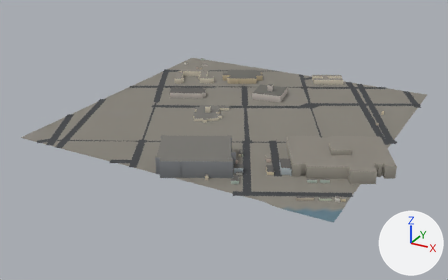
An edit to the glTF model public/tiles/sf/t4_-6.glb, drawn before and after from the same camera.
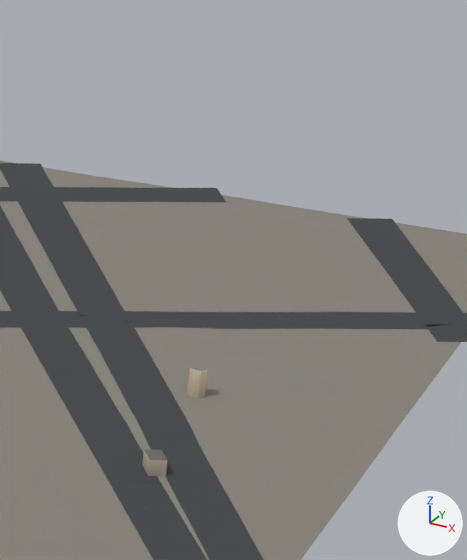
The first picture shows the older version from a 50 mm lens placed at (2690.0, 1888.0, 381.0), pointed at (2237.0, 2712.0, -32.0). The close-ups show the older and then the newer version on the part from 80% to 93% of the width and 22% to 49% of the height of that picture. Only the edits that show in the close-ups are written down. The axes (+X, +Y, +Z) are drawn at lower right. The lights are the same throughout. Where no turn or scale is listed for an object, it has been applied to the vertices.

The first close-up shows 'buildings', 'ground', 'roads'.
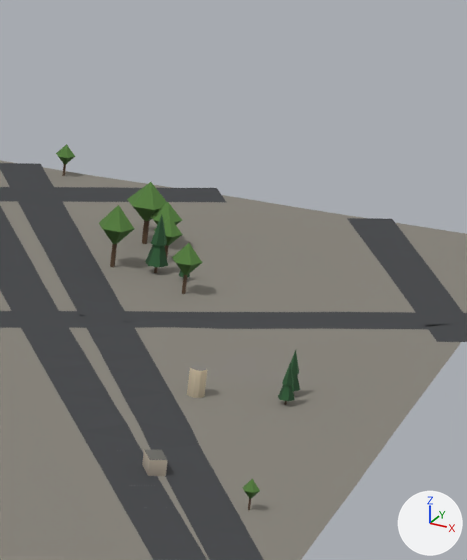
What changed in the scene script:
```text
Add mat_foliage:
    mat_foliage = bpy.data.materials.new('foliage')
    mat_foliage.use_nodes = True; mat_foliage.node_tree.nodes.clear()
    _N = mat_foliage.node_tree.nodes; _L = mat_foliage.node_tree.links
    n0 = _N.new('ShaderNodeBsdfPrincipled'); n0.name = 'Principled BSDF'
    n0.inputs[2].default_value = 0.95  # 'Roughness'
    n1 = _N.new('ShaderNodeOutputMaterial'); n1.name = 'Material Output'
    n2 = _N.new('ShaderNodeVertexColor'); n2.name = 'Color Attribute'
    _L.new(n0.outputs[0], n1.inputs[0])  # 'BSDF' to 'Surface'
    _L.new(n2.outputs[0], n0.inputs[0])  # 'Color' to 'Base Color'
Add ob_foliage_conifer_015:
    ob_foliage_conifer_015 = bpy.data.objects.new('foliage-conifer.015', me_foliage_conifer)  # 22 vertices, 20 faces; spans x -0.5..0.5, y -0.43..0.43, z -0.02..1.0
    ob_foliage_conifer_015.parent = ob_foliage_conifer
    ob_foliage_conifer_015.location = (225.0, 116.2, 3.062)
    ob_foliage_conifer_015.scale = (3.75, 3.75, 10.2)
Add ob_foliage_conifer:
    ob_foliage_conifer = bpy.data.objects.new('foliage-conifer', None)
    ob_foliage_conifer.location = (2250.0, 2750.0, 0.0)
Add ob_foliage_conifer_010:
    ob_foliage_conifer_010 = bpy.data.objects.new('foliage-conifer.010', me_foliage_conifer)  # 22 vertices, 20 faces; spans x -0.5..0.5, y -0.43..0.43, z -0.02..1.0
    ob_foliage_conifer_010.parent = ob_foliage_conifer
    ob_foliage_conifer_010.location = (224.5, 122.2, 3.156)
    ob_foliage_conifer_010.scale = (4.0, 4.0, 11.0)
Add ob_foliage_conifer_002:
    ob_foliage_conifer_002 = bpy.data.objects.new('foliage-conifer.002', me_foliage_conifer)  # 22 vertices, 20 faces; spans x -0.5..0.5, y -0.43..0.43, z -0.02..1.0
    ob_foliage_conifer_002.parent = ob_foliage_conifer
    ob_foliage_conifer_002.location = (175.8, 186.2, 3.219)
    ob_foliage_conifer_002.scale = (5.5, 5.5, 15.0)
Add ob_foliage_broadleaf_029:
    ob_foliage_broadleaf_029 = bpy.data.objects.new('foliage-broadleaf.029', me_foliage_broadleaf)  # 16 vertices, 20 faces; spans x -0.5..0.5, y -0.43..0.43, z -0.02..1.0
    ob_foliage_broadleaf_029.parent = ob_foliage_broadleaf
    ob_foliage_broadleaf_029.location = (233.8, 54.0, 2.516)
    ob_foliage_broadleaf_029.scale = (3.75, 3.75, 7.25)
Add ob_foliage_broadleaf:
    ob_foliage_broadleaf = bpy.data.objects.new('foliage-broadleaf', None)
    ob_foliage_broadleaf.location = (2250.0, 2750.0, 0.0)
Add ob_foliage_broadleaf_009:
    ob_foliage_broadleaf_009 = bpy.data.objects.new('foliage-broadleaf.009', me_foliage_broadleaf)  # 16 vertices, 20 faces; spans x -0.5..0.5, y -0.43..0.43, z -0.02..1.0
    ob_foliage_broadleaf_009.parent = ob_foliage_broadleaf
    ob_foliage_broadleaf_009.location = (185.5, 175.5, 3.141)
    ob_foliage_broadleaf_009.scale = (7.25, 7.25, 12.8)
Add ob_foliage_broadleaf_008:
    ob_foliage_broadleaf_008 = bpy.data.objects.new('foliage-broadleaf.008', me_foliage_broadleaf)  # 16 vertices, 20 faces; spans x -0.5..0.5, y -0.43..0.43, z -0.02..1.0
    ob_foliage_broadleaf_008.parent = ob_foliage_broadleaf
    ob_foliage_broadleaf_008.location = (165.5, 185.5, 3.156)
    ob_foliage_broadleaf_008.scale = (8.75, 8.75, 15.8)
Add ob_foliage_broadleaf_007:
    ob_foliage_broadleaf_007 = bpy.data.objects.new('foliage-broadleaf.007', me_foliage_broadleaf)  # 16 vertices, 20 faces; spans x -0.5..0.5, y -0.43..0.43, z -0.02..1.0
    ob_foliage_broadleaf_007.parent = ob_foliage_broadleaf
    ob_foliage_broadleaf_007.location = (175.5, 195.0, 3.172)
    ob_foliage_broadleaf_007.scale = (7.0, 7.0, 11.5)
Add ob_foliage_broadleaf_006:
    ob_foliage_broadleaf_006 = bpy.data.objects.new('foliage-broadleaf.006', me_foliage_broadleaf)  # 16 vertices, 20 faces; spans x -0.5..0.5, y -0.43..0.43, z -0.02..1.0
    ob_foliage_broadleaf_006.parent = ob_foliage_broadleaf
    ob_foliage_broadleaf_006.location = (172.2, 204.5, 3.031)
    ob_foliage_broadleaf_006.scale = (8.0, 8.0, 12.0)
Add ob_foliage_broadleaf_005:
    ob_foliage_broadleaf_005 = bpy.data.objects.new('foliage-broadleaf.005', me_foliage_broadleaf)  # 16 vertices, 20 faces; spans x -0.5..0.5, y -0.43..0.43, z -0.02..1.0
    ob_foliage_broadleaf_005.parent = ob_foliage_broadleaf
    ob_foliage_broadleaf_005.location = (167.2, 206.2, 3.0)
    ob_foliage_broadleaf_005.scale = (10.5, 10.5, 15.8)
Add ob_foliage_broadleaf_002:
    ob_foliage_broadleaf_002 = bpy.data.objects.new('foliage-broadleaf.002', me_foliage_broadleaf)  # 16 vertices, 20 faces; spans x -0.5..0.5, y -0.43..0.43, z -0.02..1.0
    ob_foliage_broadleaf_002.parent = ob_foliage_broadleaf
    ob_foliage_broadleaf_002.location = (135.0, 246.2, 3.016)
    ob_foliage_broadleaf_002.scale = (5.0, 5.0, 8.5)
```

Boxes (x1, y1, x2, y2) around the edits, measured in the close-ups (467 x 560 px):
'foliage-broadleaf.005', added (green): after (127, 182, 167, 244)
'foliage-broadleaf.008', added (green): after (99, 205, 134, 268)
'foliage-conifer.002', added (green): after (145, 214, 168, 273)
'foliage-broadleaf.009', added (green): after (172, 243, 202, 294)
'foliage-conifer.015', added: after (278, 362, 295, 405)
'foliage-broadleaf.006', added: after (151, 202, 182, 247)
'foliage-broadleaf.007', added: after (154, 217, 183, 257)
'foliage-broadleaf.002', added: after (56, 144, 75, 176)
'foliage-conifer.010', added: after (291, 350, 300, 392)
'foliage-broadleaf.029', added: after (243, 478, 260, 510)
